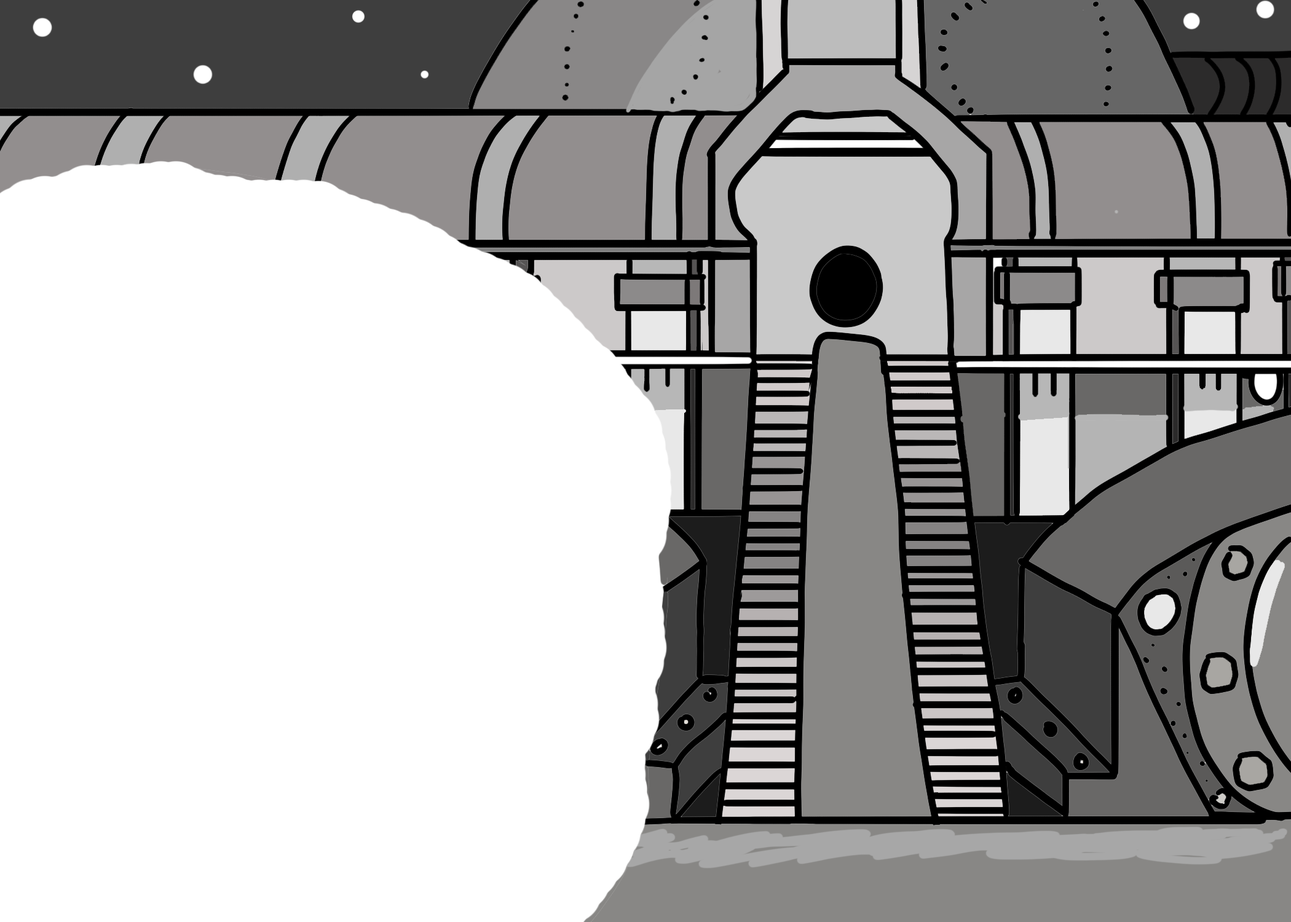
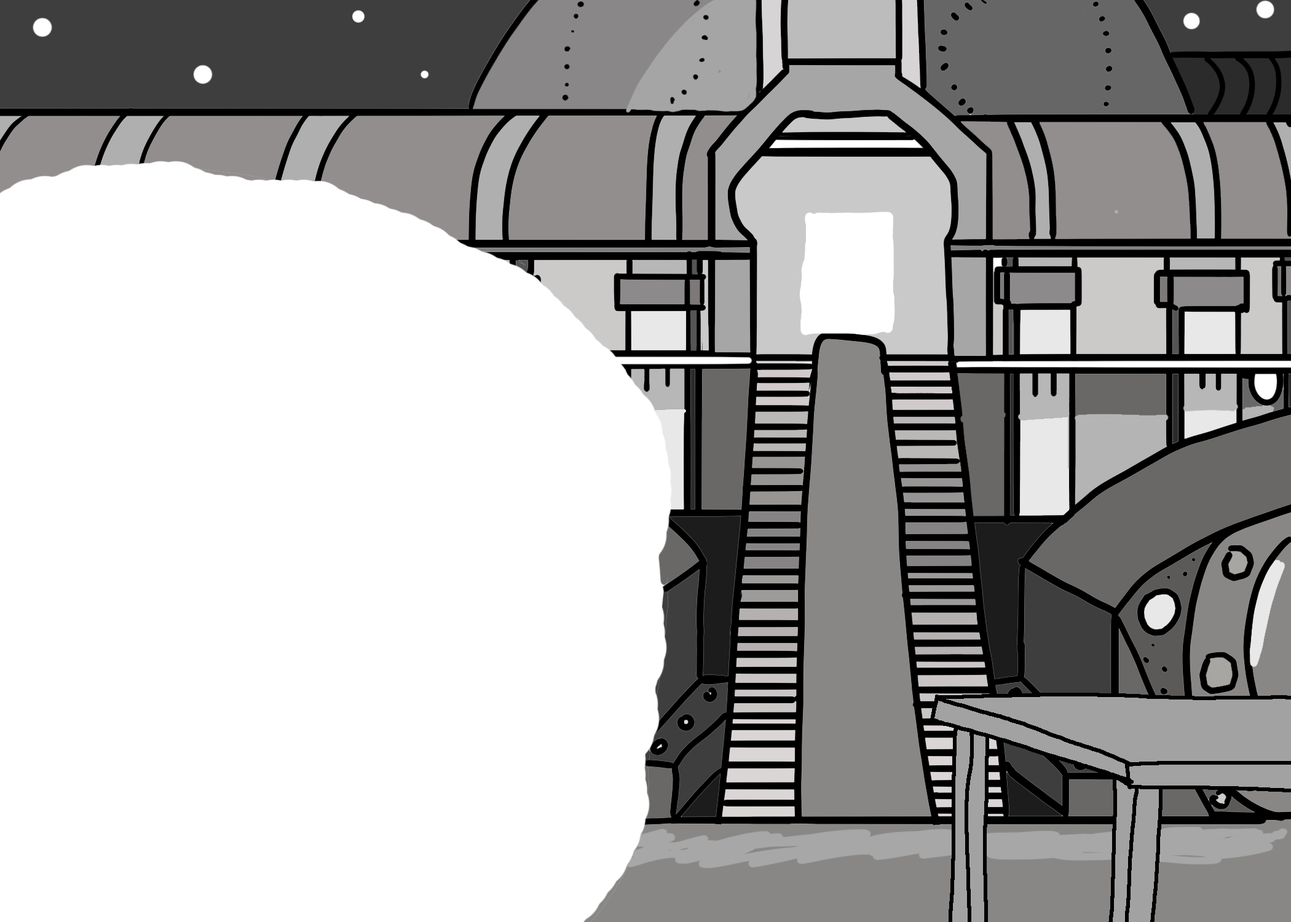
Comparing the layer stacks of the two 1291 x 922 images. Changes:
added layer "Layer 2" above "Layer 0" over [930, 693, 1291, 922]
added layer "Layer 0" above "Layer 1" over [799, 211, 1291, 922]
